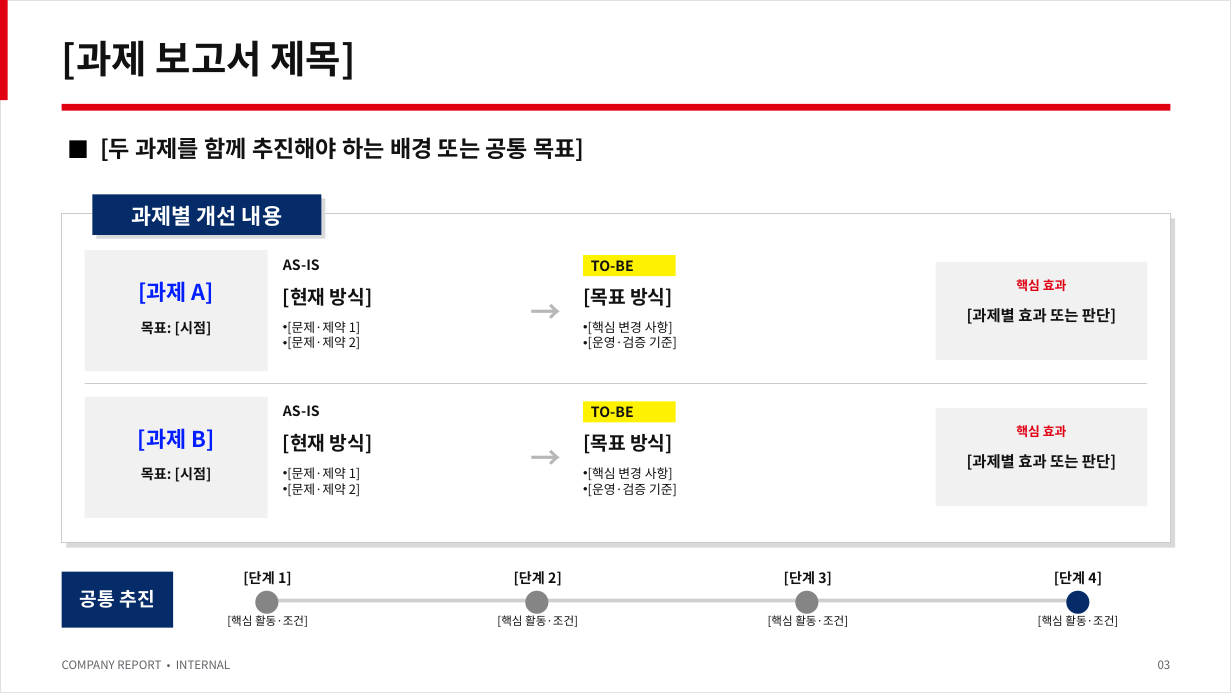
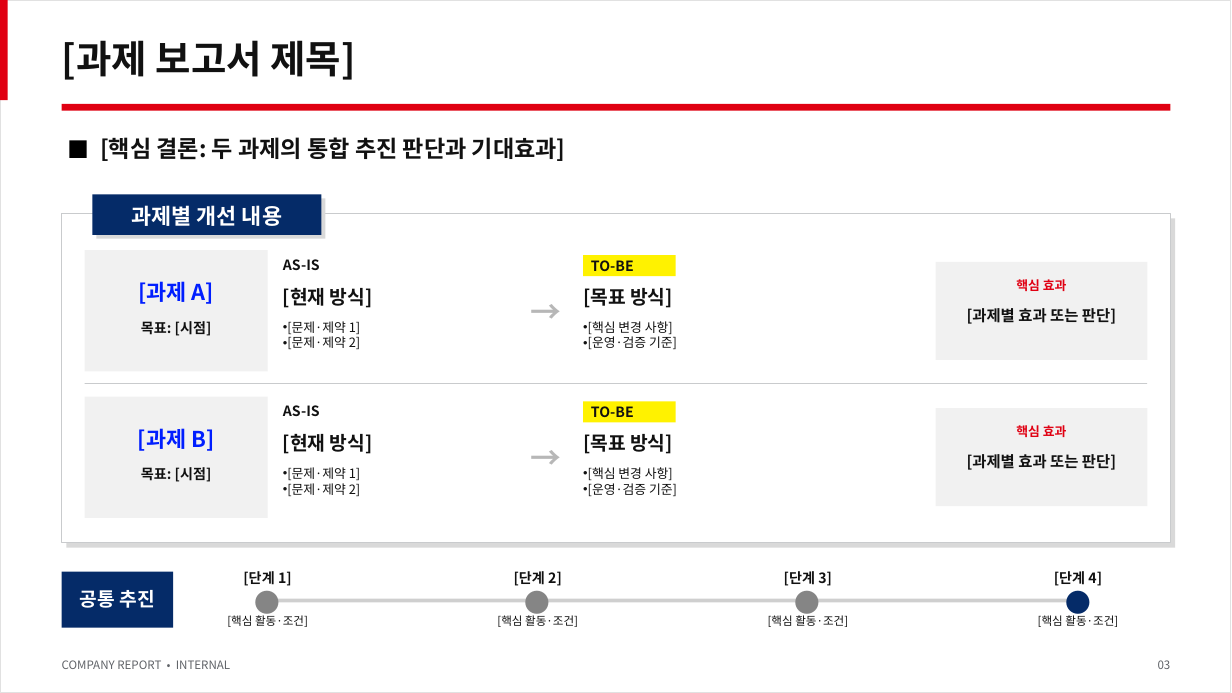
Before and after one commit to SungmoKim/skill-company-report-maker, a slide deck: slide 3 of plugins/company-report/skills/company-report/assets/template.pptx. Drawn at 1232x693 pixels with LibreOffice and Linux fonts; fonts in the diff are those of the drawing. Boxes give left, top, right and bottom in pixels: in the first picture for what was removed or moved away, otherwise in the second. Text is boxed around its words. In the diff, an @@ line names an element or a change of style, - is before the commit and + after.

```diff
--- a/plugins/company-report/skills/company-report/assets/template.pptx
+++ b/plugins/company-report/skills/company-report/assets/template.pptx
@@ text at [100,137,566,161]: text changed @@
-[두 과제를 함께 추진해야 하는 배경 또는 공통 목표]
+[핵심 결론: 두 과제의 통합 추진 판단과 기대효과]
```
Also in this commit, not shown: 5 other slides changed, 5 other files.
